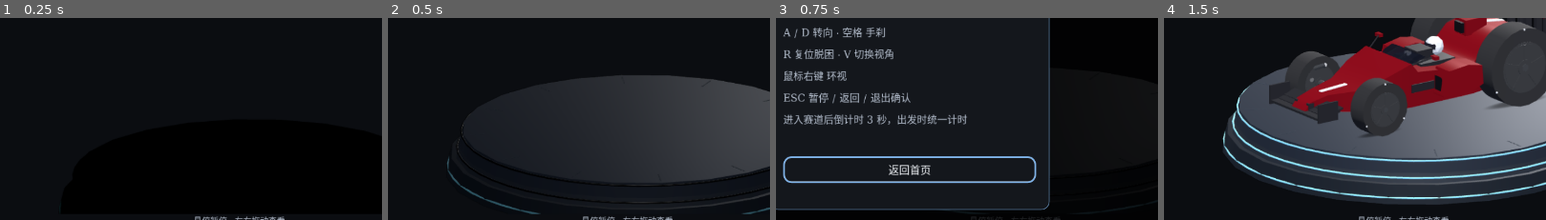
Above: before the commit, frames 1-4 (left to right).
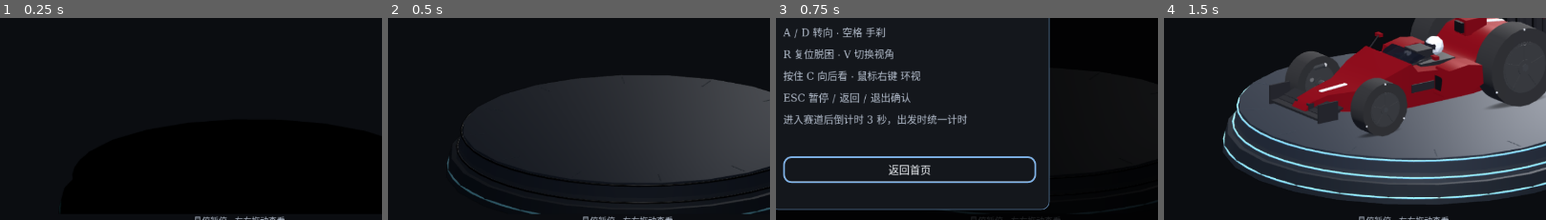
Above: after the commit, the same moments.

Repository: QieRong/godot-racer
Game: Godot game, scene res://scenes/menu.tscn
Two runs of this game, one before a commit and one after it. Both use one fixed random seed, a clock stepped at 60 frames per second and the inputs below. Sound files missing from this copy of the repository are replaced by a short silence.
Inputs:
- Up to frame 1 (0.25 s): no input
- Up to frame 2 (0.5 s): no input
- Up to frame 3 (0.75 s): click "操作帮助" at 0.5 s
- Up to frame 4 (1.5 s): click "返回首页" at 1.25 s
The pictures show only the part of the screen within x 32-82%, y 35-84%; the shares and areas given below are measured in that part.

Frames 1-2 are identical in both runs. In frame 3, 1.1% of the frame differs, in the area x 2-38%, y 25-32%; in frame 4, nothing differs.

Commit message:
fix: add held rear view and document camera controls

Diff:
--- a/godot-racer/project.godot
+++ b/godot-racer/project.godot
@@ -73,6 +73,11 @@
 ]
 }
 
+camera_rear={
+"deadzone": 0.5,
+"events": [Object(InputEventKey,"physical_keycode":67)]
+}
+
 [layer_names]
 
 3d_physics/layer_1="world"
--- a/godot-racer/scripts/chase_camera.gd
+++ b/godot-racer/scripts/chase_camera.gd
@@ -1,5 +1,5 @@
 extends Camera3D
-## 跟随摄像机：第三人称 / 第二人称 / 第一人称，按 V 循环切换。
+## 跟随摄像机：三视角按 V 循环切换，按住 C 后视、松开恢复。
 ##
 ## 挂在场景根下的 Camera3D 上（不要挂在车身下面，否则车翻镜头也跟着翻），
 ## 在检查器里把 target 指向你的 VehicleBody3D。
@@ -55,6 +55,7 @@
 var _look := Vector3.ZERO
 var _toast: Label = null
 var _toast_left := 0.0
+var _rear_active := false
 
 
 func _ready() -> void:
@@ -72,6 +73,15 @@
 
 ## 每个视角的完整参数。rigid=true 表示刚性贴在车上（第一人称）。
 func _preset() -> Dictionary:
+	var p := _forward_preset()
+	if _rear_active:
+		var turn := Basis(Vector3.UP, PI)
+		p["offset"] = turn * Vector3(p["offset"])
+		p["look"] = turn * Vector3(p["look"])
+	return p
+
+
+func _forward_preset() -> Dictionary:
 	match _mode:
 		ViewMode.FIRST_PERSON:
 			return {
@@ -113,7 +123,7 @@
 	global_position = _current
 	_look = target.global_position + target.global_transform.basis * look_off
 	if bool(p["rigid"]):
-		global_transform.basis = target.global_transform.basis
+		global_transform.basis = target.global_transform.basis * Basis(Vector3.UP, PI if _rear_active else 0.0)
 	print("[相机] 视角=%s  初始位置=%s" % [p["label"], global_position])
 
 
@@ -136,7 +146,7 @@
 		_snap_to_target()
 		_show_toast()
 		return
-	if not orbit_enabled:
+	if not orbit_enabled or _rear_active:
 		return
 	# 按住右键拖动可环视；左键留给 UI
 	if event is InputEventMouseMotion and Input.is_action_pressed("camera_orbit"):
@@ -147,6 +157,13 @@
 func _process(delta: float) -> void:
 	if target == null:
 		return
+	# 每帧读取实际动作状态，避免暂停期间释放C后遗留后视状态。
+	var rear_pressed := Input.is_action_pressed("camera_rear")
+	if rear_pressed != _rear_active:
+		_rear_active = rear_pressed
+		_yaw = 0.0
+		_pitch = 0.0
+		_snap_to_target()
 	var p := _preset()
 
 	# 松开右键后，yaw/pitch 平滑回正到"车尾正后方"
@@ -155,7 +172,7 @@
 		_pitch = move_toward(_pitch, 0.0, recenter_speed * delta)
 
 	var basis_target := target.global_transform.basis
-	var orbit := Basis(Vector3.UP, _yaw) * Basis(Vector3.RIGHT, _pitch)
+	var orbit := Basis.IDENTITY if _rear_active else Basis(Vector3.UP, _yaw) * Basis(Vector3.RIGHT, _pitch)
 	var off: Vector3 = p["offset"]
 
 	if bool(p["rigid"]):
@@ -163,14 +180,14 @@
 		# 平滑会让第一人称产生拖影，很容易晕。
 		_current = target.global_position + basis_target * off
 		global_position = _current
-		global_transform.basis = basis_target * orbit
+		global_transform.basis = basis_target * Basis(Vector3.UP, PI if _rear_active else 0.0) * orbit
 		_look = _current
 	else:
 		# 高速时镜头略微拉远，增强速度感
 		var speed := 0.0
 		if target is VehicleBody3D:
 			speed = target.linear_velocity.length()
-		var extra := Vector3(0.0, 0.0, speed / 40.0 * float(p["pull"]))
+		var extra := Vector3(0.0, 0.0, speed / 40.0 * float(p["pull"]) * (-1.0 if _rear_active else 1.0))
 		var desired: Vector3 = target.global_position + (basis_target * orbit) * (off + extra)
 
 		# 用 1-exp(-k*dt) 做帧率无关的指数平滑
--- a/godot-racer/scripts/menu_overlay.gd
+++ b/godot-racer/scripts/menu_overlay.gd
@@ -72,7 +72,7 @@
 		"%s / %s 转向 · %s 手刹" % [_binding("steer_left", "A"), _binding("steer_right", "D"),
 			_binding("handbrake", "空格")],
 		"%s 复位脱困 · %s 切换视角" % [_binding("reset", "R"), _binding("camera_view", "V")],
-		"%s 环视" % _binding("camera_orbit", "鼠标右键"),
+		"按住 %s 向后看 · %s 环视" % [_binding("camera_rear", "C"), _binding("camera_orbit", "鼠标右键")],
 		"ESC 暂停 / 返回 / 退出确认",
 		"进入赛道后倒计时 3 秒，出发时统一计时",
 	])
--- /dev/null
+++ b/godot-racer/tests/rear_camera_test.gd
@@ -0,0 +1,108 @@
+extends SceneTree
+## 真实InputMap/按键与相机朝向专项；不更改驾驶状态，不代替真人体验。
+var passed := 0
+var failed := 0
+var _car: Node3D
+var _camera: Camera3D
+
+func _initialize() -> void:
+	call_deferred("run")
+
+func check(ok: bool, detail: String) -> void:
+	if ok: passed += 1
+	else: failed += 1
+	print("REAR_CAMERA_ASSERT %s %s" % ["PASS" if ok else "FAIL", detail])
+
+func key(code: Key, down: bool) -> void:
+	var event := InputEventKey.new()
+	event.physical_keycode = code
+	event.pressed = down
+	Input.parse_input_event(event)
+
+func settle() -> void:
+	for i in range(4): await process_frame
+
+func rear() -> bool:
+	# 跟随镜头保留原有向下俯角；后视检验水平方位，不能把正常俯角误判为偏航。
+	var forward := -_camera.global_basis.z
+	forward.y = 0.0
+	var back := _car.global_basis.z
+	back.y = 0.0
+	return forward.normalized().dot(back.normalized()) > 0.999
+
+func run() -> void:
+	var bindings: Array[InputEvent] = []
+	if InputMap.has_action("camera_rear"): bindings = InputMap.action_get_events("camera_rear")
+	check(bindings.any(func(e: InputEvent): return e is InputEventKey and e.physical_keycode == KEY_C),
+		"InputMap真实绑定C")
+	_car = Node3D.new()
+	root.add_child(_car)
+	_car.position = Vector3(19, 3, -8)
+	_car.rotation.y = 0.7
+	_camera = load("res://scripts/chase_camera.gd").new()
+	_camera.target = _car
+	_camera.toast_enabled = false
+	root.add_child(_camera)
+	for mode in range(3):
+		_camera.call("set_view_mode", mode)
+		await settle()
+		var before := _camera.global_transform
+		key(KEY_C, true)
+		await settle()
+		check(rear(), "视角%d按住C朝车后方" % mode)
+		var local_position := _car.to_local(_camera.global_position)
+		check(local_position.z > 1.66 if mode == 0 else local_position.z < -2.0,
+			"视角%d镜头移至对应后视位置，避开车体" % mode)
+		await settle()
+		check(rear() and int(_camera.get("_mode")) == mode, "持续按住C保持后视且不改基础视角")
+		key(KEY_C, false)
+		await settle()
+		check(_camera.global_position.distance_to(before.origin) < 0.01
+			and _camera.global_basis.z.dot(before.basis.z) > 0.999, "松开C恢复原视角")
+	# C与V及鼠标环视的组合输入。
+	key(KEY_C, true)
+	await settle()
+	key(KEY_V, true)
+	key(KEY_V, false)
+	await settle()
+	check(rear() and int(_camera.get("_mode")) == 0, "按住C时V切换基础视角且保持后视")
+	var mouse := InputEventMouseButton.new()
+	mouse.button_index = MOUSE_BUTTON_RIGHT
+	mouse.pressed = true
+	Input.parse_input_event(mouse)
+	var motion := InputEventMouseMotion.new()
+	motion.relative = Vector2(180, 60)
+	Input.parse_input_event(motion)
+	await settle()
+	check(rear(), "C优先于右键环视")
+	mouse.pressed = false
+	Input.parse_input_event(mouse)
+	paused = true
+	key(KEY_C, false)
+	await settle()
+	paused = false
+	await settle()
+	check(not rear() and int(_camera.get("_mode")) == 0, "暂停期间松开C，恢复后不粘后视")
+	for i in range(3):
+		key(KEY_C, true)
+		await settle()
+		check(rear(), "连续按C第%d次生效" % i)
+		key(KEY_C, false)
+		await settle()
+		check(not rear(), "连续松开C第%d次恢复" % i)
+	var help: Control = load("res://scripts/menu_overlay.gd").new()
+	check("按住 C 向后看" in String(help.call("_help_text")), "操作帮助明确按住C后视")
+	if InputMap.has_action("camera_rear"):
+		InputMap.action_erase_events("camera_rear")
+		var remap := InputEventKey.new()
+		remap.physical_keycode = KEY_B
+		InputMap.action_add_event("camera_rear", remap)
+		check("按住 B 向后看" in String(help.call("_help_text")), "帮助跟随InputMap重绑")
+		InputMap.action_erase_events("camera_rear")
+		for event in bindings: InputMap.action_add_event("camera_rear", event)
+	help.free()
+	_camera.queue_free()
+	_car.queue_free()
+	await process_frame
+	print("REAR_CAMERA_COMPLETE PASS=%d FAIL=%d" % [passed, failed])
+	quit(0 if failed == 0 else 1)
--- /dev/null
+++ b/godot-racer/tests/rear_camera_ui_test.gd
@@ -0,0 +1,47 @@
+extends SceneTree
+## 真实首页帮助入口，两分辨率渲染与实际绑定说明；不装配赛道。
+var output := ""
+var passed := 0
+var failed := 0
+
+func _initialize() -> void:
+	for arg in OS.get_cmdline_user_args():
+		if arg.begins_with("--evidence-dir="): output = arg.get_slice("=", 1)
+	call_deferred("run")
+
+func check(ok: bool, message: String) -> void:
+	if ok: passed += 1
+	else: failed += 1
+	print("REAR_UI_ASSERT %s %s" % ["PASS" if ok else "FAIL", message])
+
+func run() -> void:
+	root.get_node("GameState").settings_path = output.path_join("settings.cfg")
+	change_scene_to_file("res://scenes/menu.tscn")
+	for i in range(5): await process_frame
+	var menu := current_scene
+	var button := menu.find_child("HomeHelpButton", true, false) as Button
+	check(button != null, "真实首页帮助按钮")
+	if button == null: quit(1); return
+	button.pressed.emit()
+	var help := menu.find_child("HelpText", true, false) as Label
+	check(help != null and "按住 C 向后看" in help.text, "实际帮助显示C后视")
+	for size in [Vector2i(1280, 720), Vector2i(1920, 1080)]:
+		root.size = size
+		for i in range(5): await process_frame
+		var back := menu.find_child("CloseOverlay", true, false) as Button
+		check(Rect2(Vector2.ZERO, Vector2(size)).encloses(help.get_global_rect())
+			and not help.get_global_rect().intersects(back.get_global_rect()), "%s帮助文字可见且不遮按钮" % size)
+		if DisplayServer.get_name() != "headless":
+			await RenderingServer.frame_post_draw
+			check(root.get_texture().get_image().save_png(output.path_join("help-%dx%d.png" % [size.x, size.y])) == OK,
+				"真实菜单帮助截图")
+	menu.find_child("CloseOverlay", true, false).pressed.emit()
+	await process_frame
+	check(menu.get("_overlay") == null, "关闭帮助返回首页")
+	var music := root.get_node("GameState").find_child("MenuMusic", false, false)
+	if music != null: await music.call("shutdown_and_wait")
+	current_scene = null
+	menu.free()
+	await process_frame
+	print("REAR_UI_COMPLETE PASS=%d FAIL=%d" % [passed, failed])
+	quit(0 if failed == 0 else 1)
Not shown, added: godot-racer/tests/rear_camera_test.gd.uid
Not shown, added: godot-racer/tests/rear_camera_ui_test.gd.uid
Not shown, changed: README.md
Not shown, changed: godot-racer/docs/current-status.md
